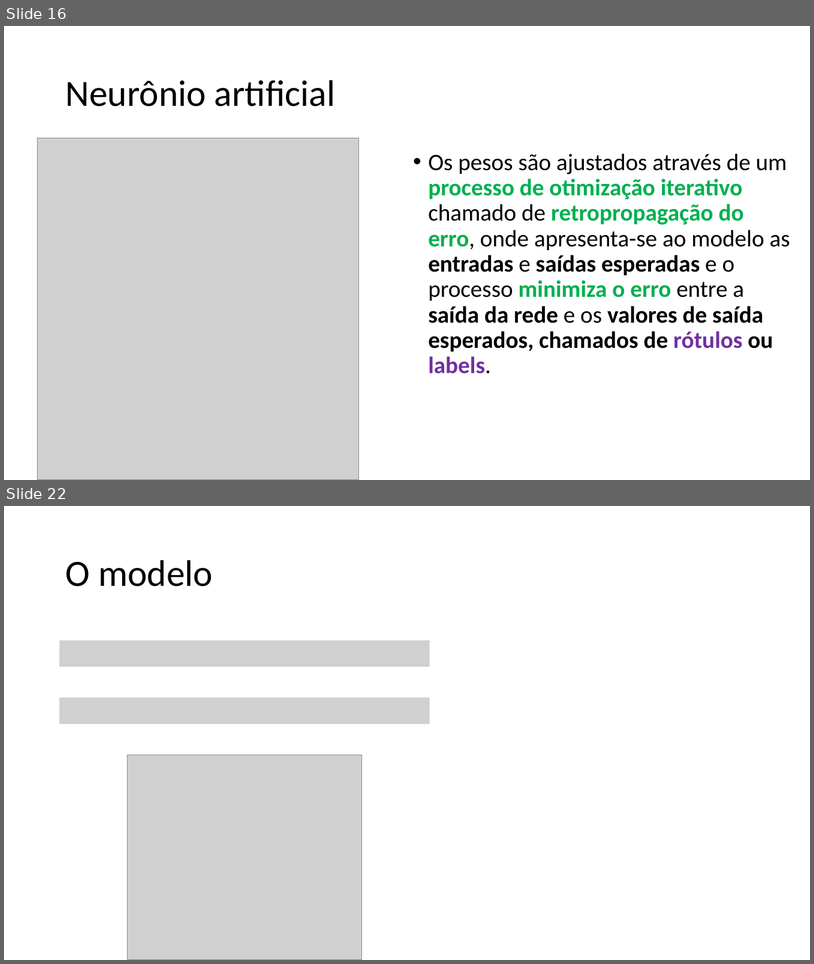
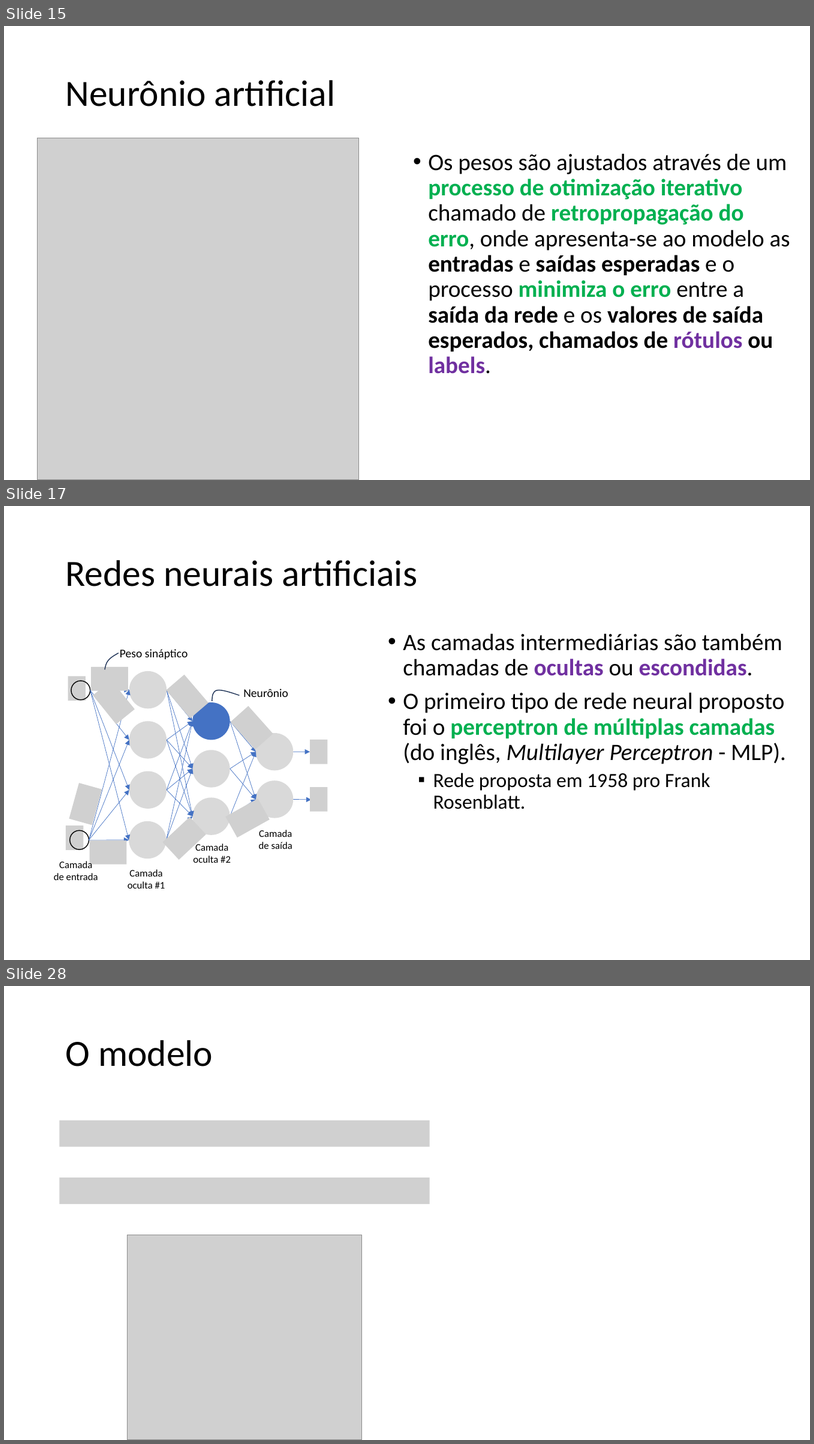
Before and after one commit to zz4fap/c24_inteligencia_artificial, a slide deck: slides/C24_MLP.pptx. Shown one above the other, each under a label of ours: slides 16 and 22 before the commit, slides 15, 17 and 28 after it; the slides between them are not shown. The pictures are 814x964 and 814x1444 pixels, drawn with LibreOffice and Linux fonts; fonts in the diff are those of the drawing; grey boxes stand for pictures. Boxes give left, top, right and bottom in pixels: in the first picture for what was removed or moved away, otherwise in the second. Text is boxed around its words. In the diff, an @@ line names an element or a change of style, - is before the commit and + after.

```diff
--- a/slides/C24_MLP.pptx
+++ b/slides/C24_MLP.pptx
@@ slide 17 added at (x1=4, y1=506, x2=810, y2=960), background #FFFFFF @@
@@ title added at (x1=65, y1=560, x2=418, y2=586), 44 pt, text #000000 @@
+Redes neurais artificiais
@@ text added at (x1=403, y1=633, x2=786, y2=809), 28 pt, text #000000 @@
+• As camadas intermediárias são também chamadas de ocultas ou escondidas.
+• O primeiro tipo de rede neural proposto foi o perceptron de múltiplas camadas (do inglês, Multilayer Perceptron - MLP).
+  ▪ Rede proposta em 1958 pro Frank Rosenblatt.
@@ group added at (x1=54, y1=649, x2=327, y2=888): 28 arrows, 12 pictures, 11 ellipses, 6 texts, 2 freeform shapes @@
+Neurônio
+Peso sináptico
+Camada de entrada
+Camada oculta #1
+Camada oculta #2
+Camada de saída
@@ what was slide 16 is now slide 15 @@
@@ what was slide 22 is now slide 28 @@
```
Also in this commit, not shown: 3 slides changed, 12 other slides added, 11 slides removed.
